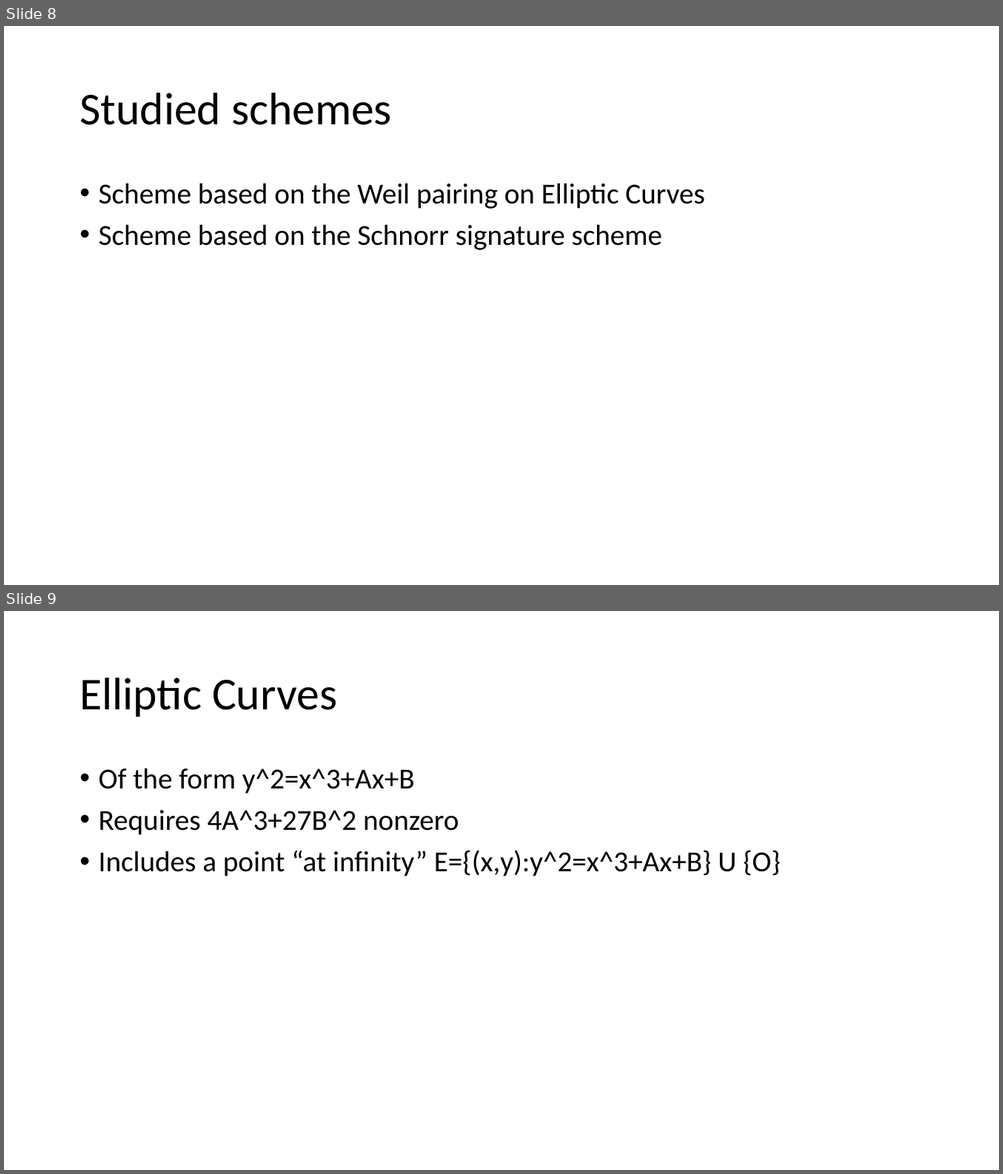
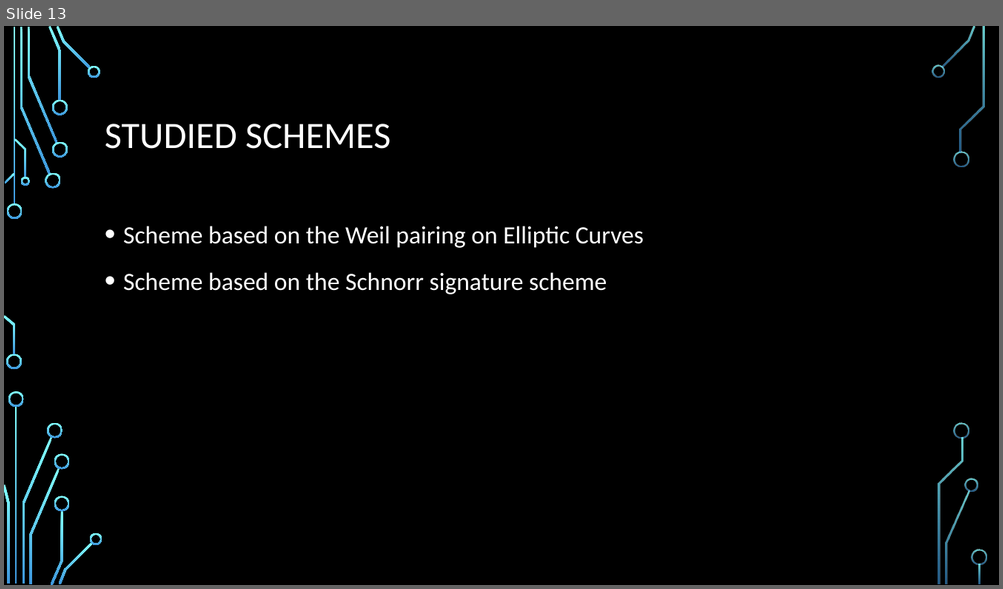
Before and after one commit to PJvGrol/Thesis, a slide deck: Presentation.pptx. Shown one above the other, each under a label of ours: slides 8 and 9 before the commit, slide 13 after it. The pictures are 1003x1174 and 1003x589 pixels, drawn with LibreOffice and Linux fonts; fonts in the diff are those of the drawing; background and template pictures are left out. Boxes give left, top, right and bottom in pixels: in the first picture for what was removed or moved away, otherwise in the second. Text is boxed around its words. In the diff, an @@ line names an element or a change of style, - is before the commit and + after.

```diff
--- a/Presentation.pptx
+++ b/Presentation.pptx
@@ slide 9 removed at (4, 611, 999, 1170), background #FFFFFF @@
@@ title removed at (79, 678, 337, 717) @@
-Elliptic Curves
@@ text removed at (99, 768, 780, 877) @@
-• Of the form y^2=x^3+Ax+B
-• Requires 4A^3+27B^2 nonzero
-• Includes a point “at infinity” E={(x,y):y^2=x^3+Ax+B} U {O}
@@ what was slide 8 is now slide 13 @@
@@ slide 13 changed as well @@
@@ background #FFFFFF to picture (left out) @@
@@ title at (105, 124, 390, 149): text changed; size 44 to 36 pt; text colour #000000 to #FFFFFF @@
-Studied schemes
+STUDIED SCHEMES
@@ text "Scheme based on the Weil ...": place and size @@
-text "Scheme based on the Weil ..." at (99, 183, 705, 250)
+text "Scheme based on the Weil ..." at (123, 226, 643, 295)
@@ text "Scheme based on the Weil ..." at (123, 226, 643, 295): size 28 to 24 pt, text colour #000000 to #FFFFFF; line spacing 0.9 to 1.2 @@
@@ group added at (4, 26, 987, 585): 33 freeform shapes, 3 rectangles @@
```
Also in this commit, not shown: 11 other slides changed, 8 slides added, 5 other slides removed, 18 other files.
